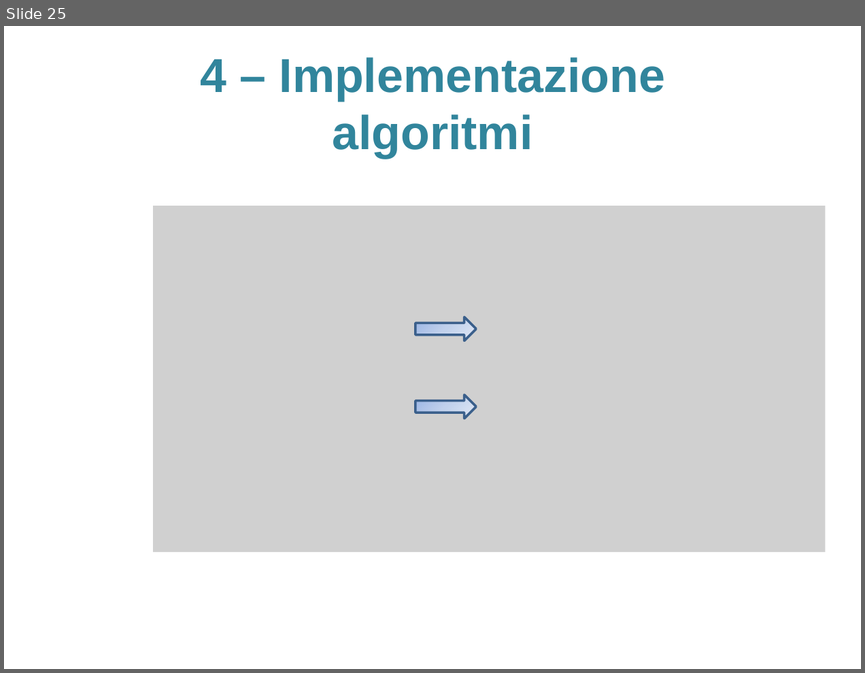
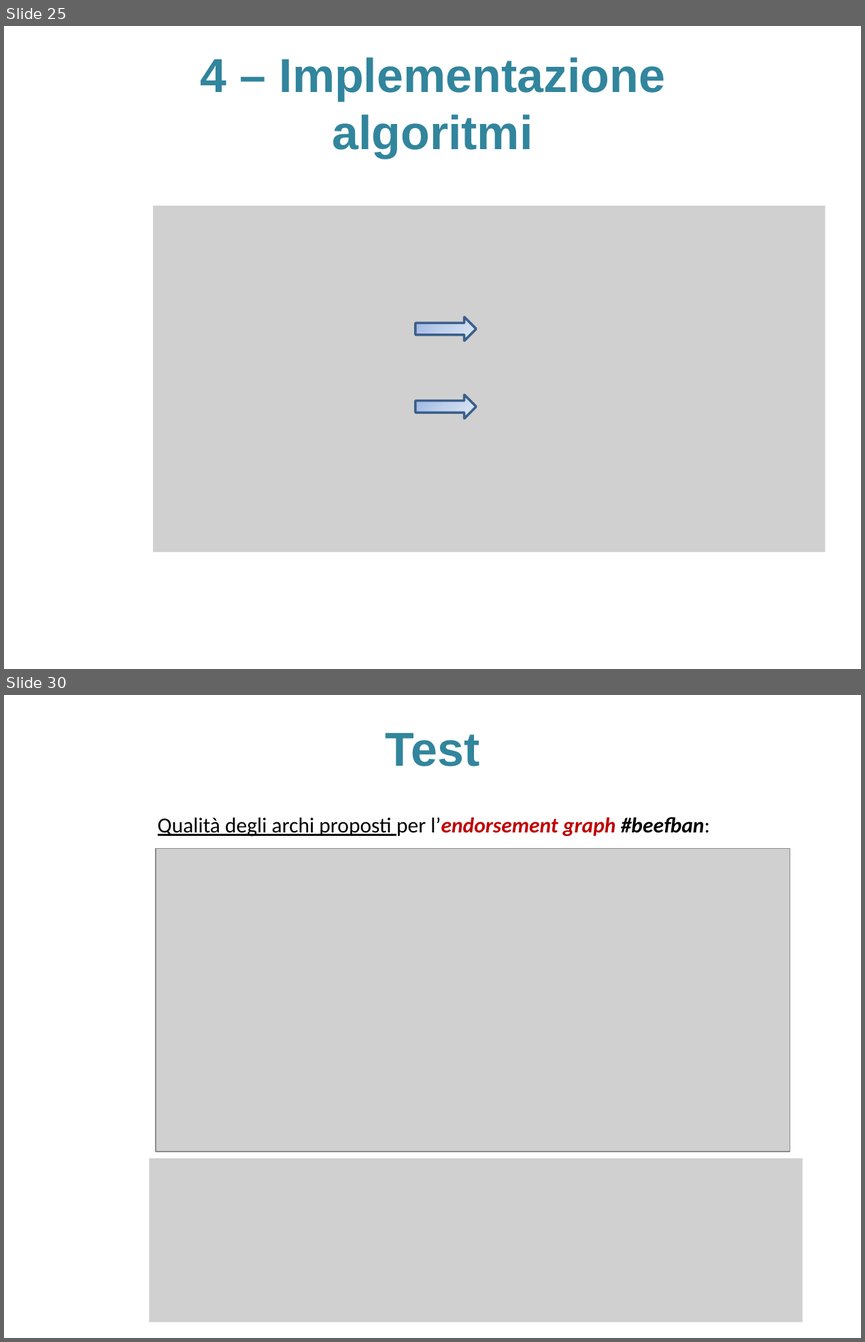
Before and after one commit to sidious1991/TesiLatex, a slide deck: PRESENTAZIONE_TESI/presentazione_agostini_stefano.pptx. Shown one above the other, each under a label of ours: slide 25 before the commit, slides 25 and 30 after it; the slides between them are not shown. The pictures are 865x673 and 865x1342 pixels, drawn with LibreOffice and Linux fonts; fonts in the diff are those of the drawing; grey boxes stand for pictures; background and template pictures are left out. Boxes give left, top, right and bottom in pixels: in the first picture for what was removed or moved away, otherwise in the second. Text is boxed around its words. In the diff, an @@ line names an element or a change of style, - is before the commit and + after.

```diff
--- a/PRESENTAZIONE_TESI/presentazione_agostini_stefano.pptx
+++ b/PRESENTAZIONE_TESI/presentazione_agostini_stefano.pptx
@@ slide 30 added at [4,695,861,1338], background picture (left out) @@
@@ title added at [385,733,480,766], 40 pt, text #31859C, bold @@
+Test
@@ text added at [158,817,710,836], 18 pt, text #000000 @@
+Qualità degli archi proposti per l’endorsement graph #beefban:
@@ picture added at [156,849,789,1151] @@
@@ picture added at [149,1157,802,1321] @@
```
Also in this commit, not shown: 1 slide changed, 7 other slides added, 4 other files.
